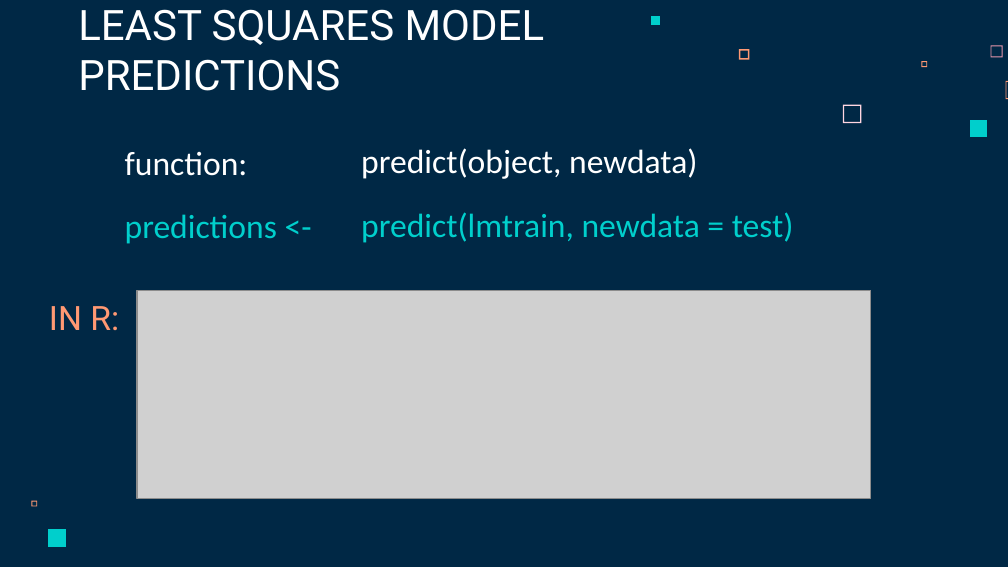
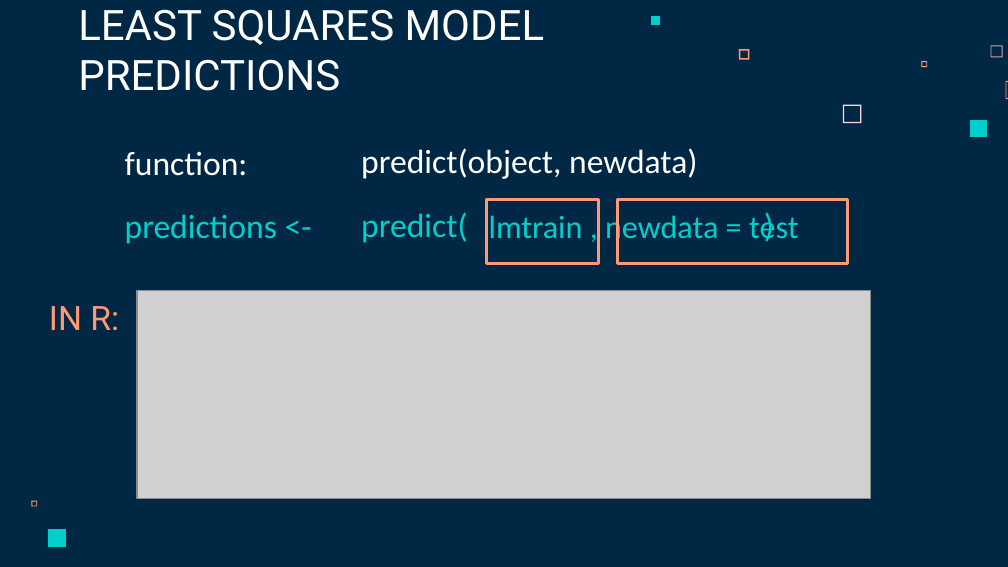
Before and after one commit to mlb12/Team-12-TP01, a slide deck: slide 5 of Team 12 - TP01 Presentation.pptx. Drawn at 1008x567 pixels with LibreOffice and Linux fonts; fonts in the diff are those of the drawing; grey boxes stand for pictures. Boxes give left, top, right and bottom in pixels: in the first picture for what was removed or moved away, otherwise in the second. Text is boxed around its words. In the diff, an @@ line names an element or a change of style, - is before the commit and + after.

```diff
--- a/Team 12 - TP01 Presentation.pptx
+++ b/Team 12 - TP01 Presentation.pptx
@@ rectangle added at (486, 200, 599, 263), outline #FF9973 2.25 pt @@
@@ rectangle added at (617, 200, 848, 263), outline #FF9973 2.25 pt @@
@@ title at (361, 212, 467, 243): text changed @@
-predict(lmtrain, newdata = test)
+predict( )
@@ text added at (489, 210, 798, 245), 23 pt, text #00CFCC @@
+lmtrain , newdata = test
```
Also in this commit, not shown: 2 other slides changed.
